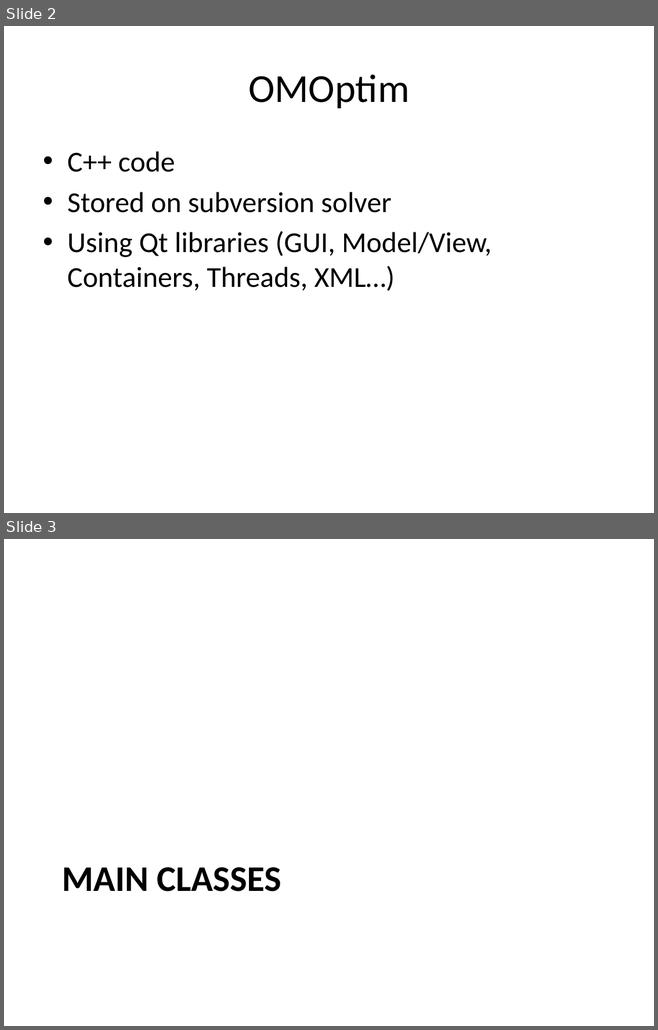
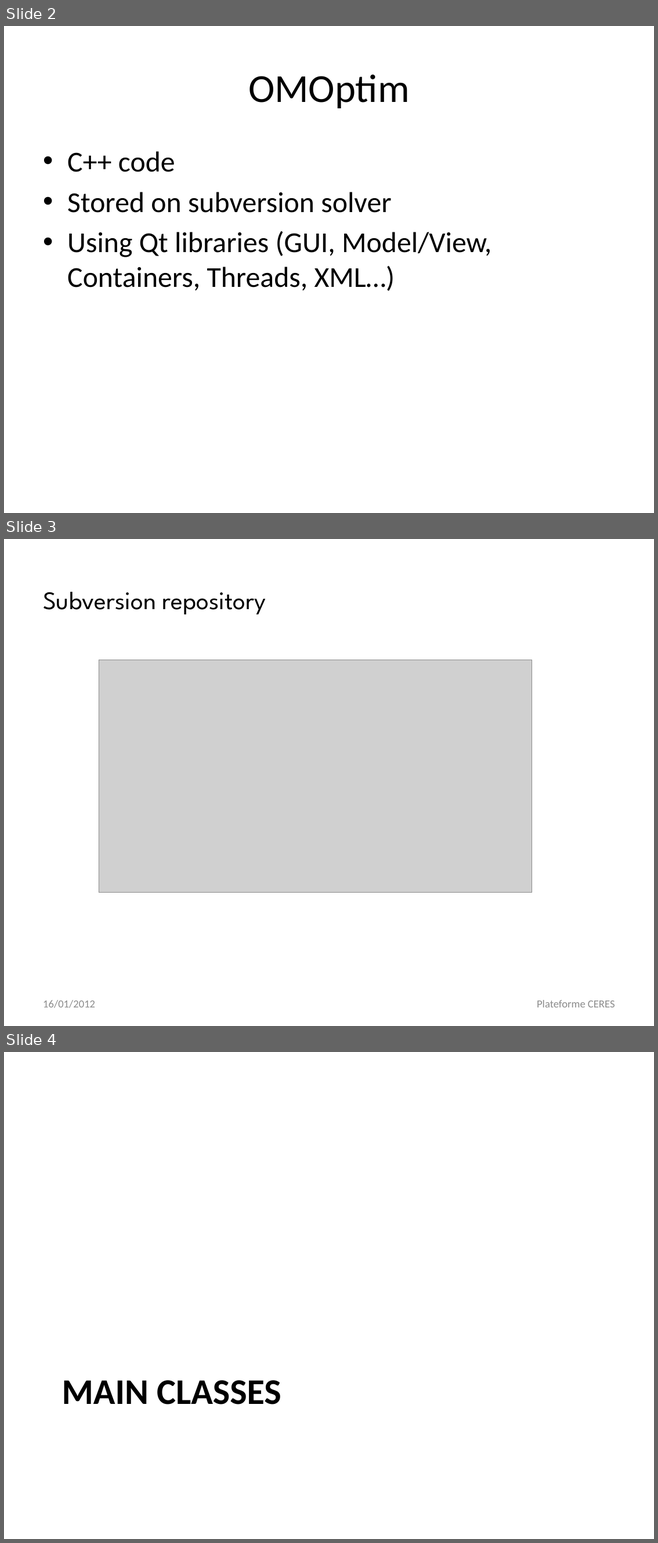
Before and after one commit to OpenModelica/OMOptim, a slide deck: OMOptim/Doc/HowProblemWorks.pptx. Shown one above the other, each under a label of ours: slides 2 and 3 before the commit, slides 2, 3 and 4 after it. The pictures are 658x1030 and 658x1543 pixels, drawn with LibreOffice and Linux fonts; fonts in the diff are those of the drawing; grey boxes stand for pictures. Boxes give left, top, right and bottom in pixels: in the first picture for what was removed or moved away, otherwise in the second. Text is boxed around its words. In the diff, an @@ line names an element or a change of style, - is before the commit and + after.

```diff
--- a/OMOptim/Doc/HowProblemWorks.pptx
+++ b/OMOptim/Doc/HowProblemWorks.pptx
@@ slide 3 added at (4,539,654,1026), background #FFFFFF @@
@@ title added at (43,592,266,614), 28 pt, text #000000 @@
+Subversion repository
@@ picture added at (99,660,532,892) @@
@@ text added at (43,1000,95,1008), 12 pt, text #8C8C8C @@
+16/01/2012
@@ text added at (536,1000,615,1008), 12 pt, text #8C8C8C @@
+Plateforme CERES
@@ what was slide 3 is now slide 4 @@
```
Also in this commit, not shown: 3 slides changed, 20 other files.
